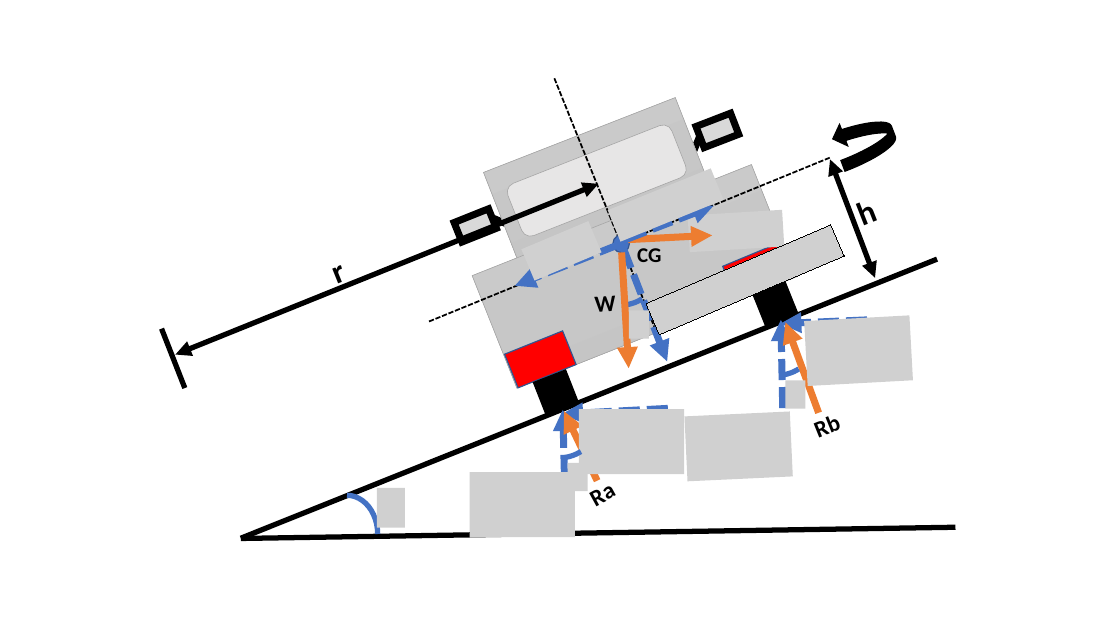
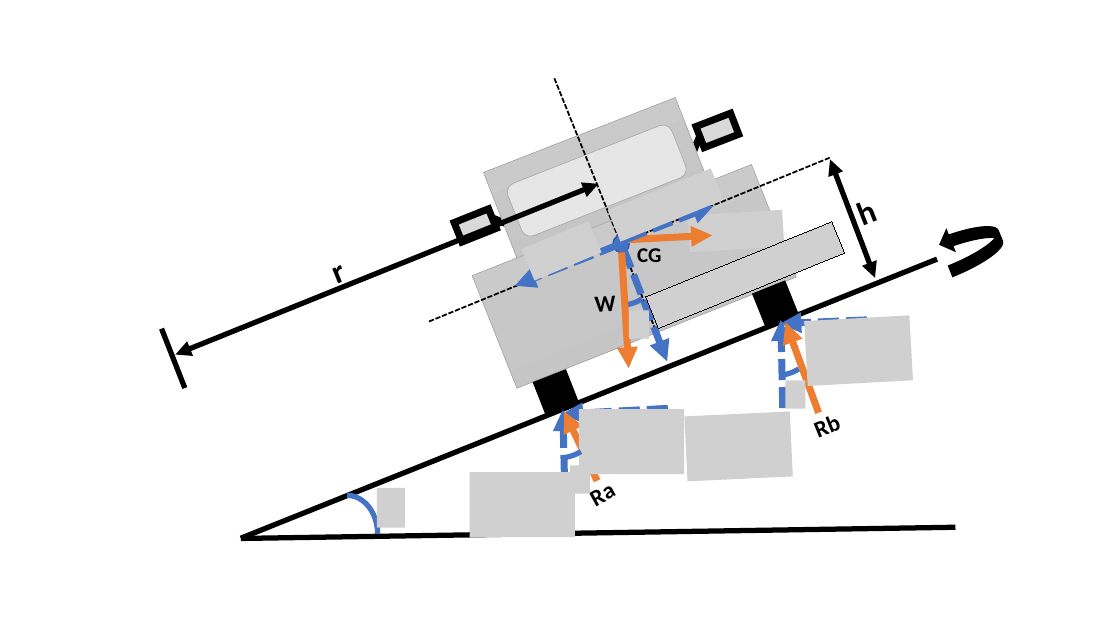
Before and after one commit to Kulasekaran-148/LATEX-Shortnotes-GATE, a slide deck: slide 14 of SOLID MECHANICS/ENGINEERING MECHANICS SHORTNOTES/EM Revision.pptx. Drawn at 1120x630 pixels with LibreOffice and Linux fonts; fonts in the diff are those of the drawing; grey boxes stand for pictures. Boxes give left, top, right and bottom in pixels: in the first picture for what was removed or moved away, otherwise in the second. Text is boxed around its words. In the diff, an @@ line names an element or a change of style, - is before the commit and + after.

```diff
--- a/SOLID MECHANICS/ENGINEERING MECHANICS SHORTNOTES/EM Revision.pptx
+++ b/SOLID MECHANICS/ENGINEERING MECHANICS SHORTNOTES/EM Revision.pptx
@@ picture at (x1=646, y1=222, x2=845, y2=328): rotation 336 to 338 degrees @@
@@ curved up arrow at (x1=935, y1=212, x2=1008, y2=277): rotation 249 to 248 degrees @@
@@ rectangle removed at (x1=723, y1=242, x2=795, y2=300) @@
@@ rectangle removed at (x1=505, y1=331, x2=577, y2=388) @@
```
Also in this commit, not shown: 2 slides added, 5 other files.
